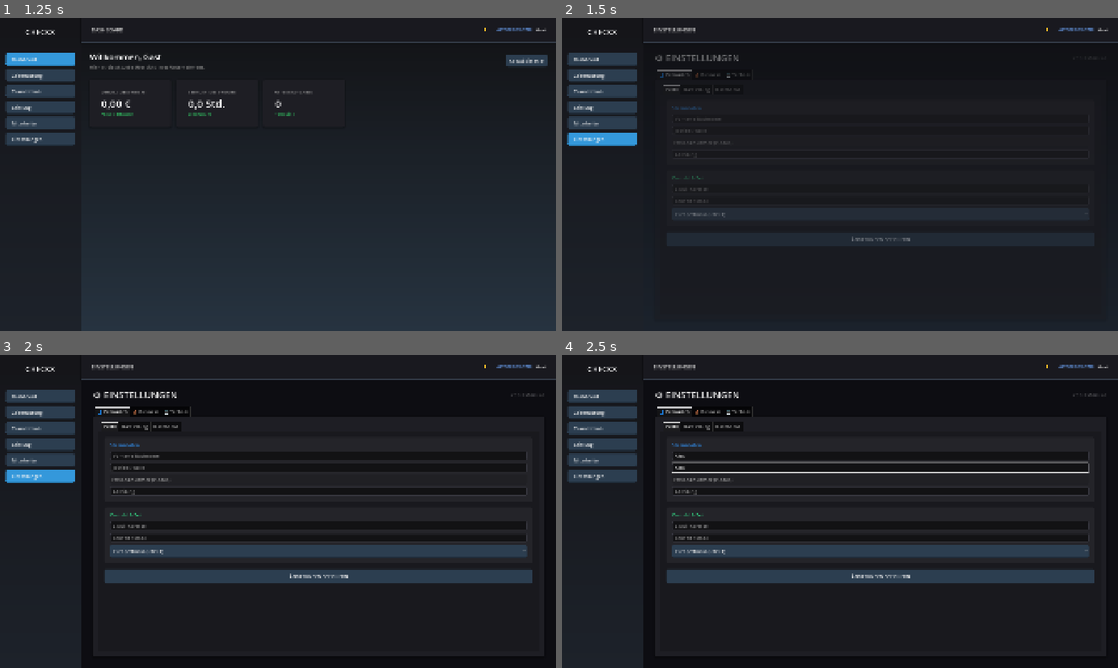
Above: before the commit, frames 1-4 (two rows, left to right).
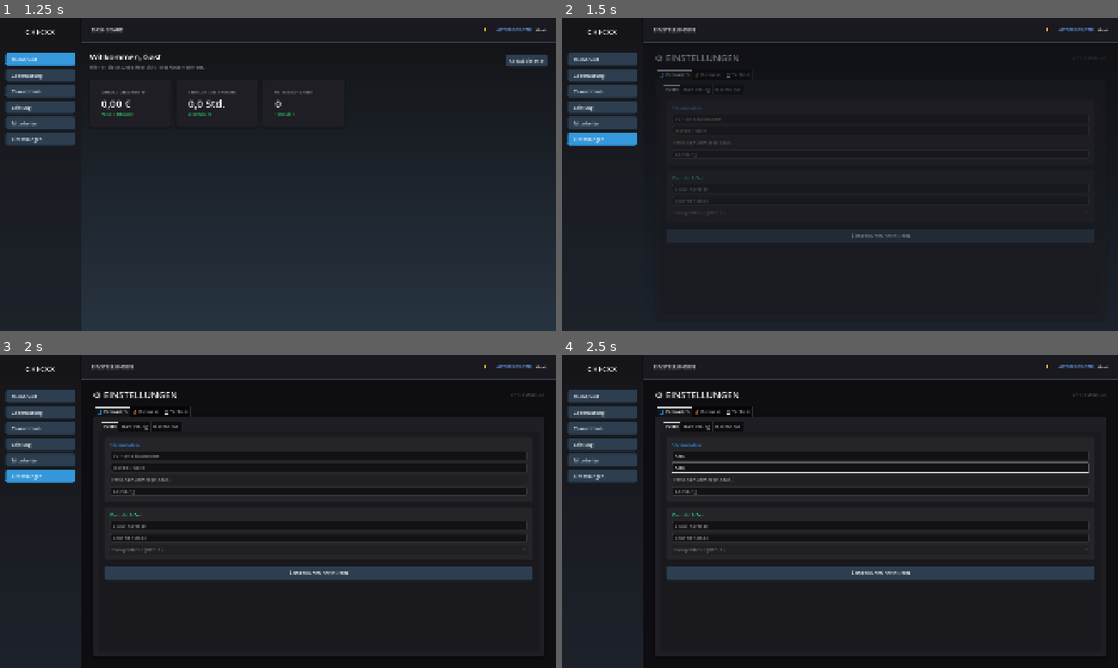
Above: after the commit, the same moments.

Repository: KurzschlussKevin/CheckX
Game: Godot game, scene res://app/modules/main/main.tscn
Same seed, same stepped clock (60 frames per second), same inputs: the game is played once before the commit and once after it. This scene is started directly instead of the project's main scene.
Inputs (mouse positions are in pixels of both pictures, inside the frame that each line leads up to):
- Up to frame 1 (1.25 s): click "Dashboard" at 0.5 s
- Up to frame 2 (1.5 s): click "Einstellungen" at 1.25 s
- Up to frame 3 (2 s): no input
- Up to frame 4 (2.5 s): click (878, 455) at 2.02 s; type "Alex" at 2.1 s; click (878, 467) at 2.25 s; type "Alex" at 2.33 s; click (878, 492) at 2.48 s

Frame 1 is identical in both runs. In frame 2, 0.2% of the frame differs, in the area x 20-95%, y 62-72%; in frame 3, 4.7%, in the area x 18-96%, y 60-73%; in frame 4, 4.7%.

Commit message:
Add files via upload

Diff:
--- a/check-x/app/modules/dashboard/dashboard.gd
+++ b/check-x/app/modules/dashboard/dashboard.gd
@@ -15,6 +15,7 @@
 @onready var card_tasks = find_child("StatTasks", true, false)
 
 var current_uid = ""
+var refresh_timer: Timer # NEU: Dedizierter Timer für den Statistik-Refresh
 
 func _ready():
 	# Kurz warten, falls Nodes noch nicht ganz bereit sind
@@ -22,6 +23,9 @@
 
 	# Pfade für Labels manuell nachjustieren, falls find_child zu ungenau war
 	_setup_labels()
+
+	# NEU: Timer initialisieren
+	_setup_refresh_timer()
 
 	current_uid = Store.get_current_user_id()
 
@@ -40,6 +44,10 @@
 	if Config.has_signal("settings_changed"):
 		Config.settings_changed.connect(_on_config_updated)
 
+	# NEU: Spezielles Signal für das Intervall (falls in settings.gd definiert)
+	if Store.has_signal("dashboard_refresh_updated"):
+		Store.dashboard_refresh_updated.connect(_update_refresh_interval)
+
 	# Initial die Sichtbarkeit anwenden
 	_apply_visibility()
 
@@ -51,10 +59,31 @@
 	if card_hours: lbl_hours = card_hours.find_child("Value", true, false)
 	if card_tasks: lbl_tasks = card_tasks.find_child("Value", true, false)
 
+# NEU: Timer-Logik aufbauen
+func _setup_refresh_timer():
+	refresh_timer = Timer.new()
+	refresh_timer.name = "DashboardRefreshTimer"
+	add_child(refresh_timer)
+	refresh_timer.timeout.connect(fetch_stats)
+
+	# Start-Intervall aus Config laden (Standard 60s, falls nichts gesetzt)
+	var saved_interval = Config.get_value("dashboard", "refresh_interval", 60)
+	_update_refresh_interval(saved_interval)
+
+# NEU: Funktion zum Ändern des Intervalls (30s bis 600s/10min)
+func _update_refresh_interval(seconds: int):
+	if refresh_timer:
+		refresh_timer.wait_time = clamp(seconds, 30, 600) # Sicherstellen des Bereichs
+		refresh_timer.start()
+		print("Dashboard-Refresh auf " + str(refresh_timer.wait_time) + " Sekunden gesetzt.")
+
 # Reagiert auf Änderungen in den Einstellungen
-func _on_config_updated(section: String, _key: String, _value: Variant):
+func _on_config_updated(section: String, key: String, value: Variant):
 	if section == "dashboard":
 		_apply_visibility()
+		# Falls das Intervall in der Config geändert wurde, Timer anpassen
+		if key == "refresh_interval":
+			_update_refresh_interval(int(value))
 
 # Steuert die Sichtbarkeit der einzelnen Dashboard-Module
 func _apply_visibility():
--- a/check-x/app/modules/settings_profile/settings.gd
+++ b/check-x/app/modules/settings_profile/settings.gd
@@ -24,6 +24,9 @@
 @onready var check_emp = find_child("Check3", true, false)
 @onready var check_tasks = find_child("Check4", true, false)
 @onready var check_timer = find_child("Check5", true, false)
+
+# NEU: Dashboard Verhalten (Refresh)
+@onready var spin_refresh = find_child("RefreshIntervalSpinBox", true, false)
 
 func _ready() -> void:
 	# Warten bis alle Sub-Szenen geladen sind
@@ -66,6 +69,8 @@
 	if opt_lang:
 		var lang = Config.get_value("appearance", "language", "de")
 		opt_lang.selected = 0 if lang == "de" else 1
+		opt_lang.disabled = true # Vorerst deaktiviert wie gewünscht
+		opt_lang.modulate = Color(0.5, 0.5, 0.5, 0.7)
 		TranslationServer.set_locale(lang)
 
 	if check_compact:
@@ -96,6 +101,13 @@
 	if check_tasks: check_tasks.button_pressed = Config.get_value("dashboard", "show_tasks", true)
 	if check_timer: check_timer.button_pressed = Config.get_value("dashboard", "show_timer", true)
 
+	# NEU: Dashboard Refresh-Intervall laden
+	if spin_refresh:
+		var saved_interval = Config.get_value("dashboard", "refresh_interval", 60)
+		spin_refresh.min_value = 30
+		spin_refresh.max_value = 600
+		spin_refresh.value = clamp(saved_interval, 30, 600)
+
 func _connect_signals() -> void:
 	if save_btn:
 		if not save_btn.pressed.is_connected(_on_save):
@@ -136,23 +148,30 @@
 	if check_tasks: check_tasks.toggled.connect(func(v): Config.set_value("dashboard", "show_tasks", v))
 	if check_timer: check_timer.toggled.connect(func(v): Config.set_value("dashboard", "show_timer", v))
 
+	# NEU: Refresh Intervall Update
+	if spin_refresh:
+		spin_refresh.value_changed.connect(_on_refresh_changed)
+
 # --- HILFSFUNKTIONEN FÜR LIVE-REAKTION ---
 
+func _on_refresh_changed(value: float) -> void:
+	var safe_val = int(clamp(value, 30, 600))
+	Config.set_value("dashboard", "refresh_interval", safe_val)
+
+	# Das Dashboard über Store-Signal informieren
+	if Store.has_signal("dashboard_refresh_updated"):
+		Store.dashboard_refresh_updated.emit(safe_val)
+
 func _apply_reduced_motion(active: bool):
-	# Wir setzen eine globale Variable im Store, damit Tweens/Animationen
-	# in der ganzen App wissen, ob sie sofort zum Ende springen sollen
 	if "reduced_motion" in Store:
 		Store.reduced_motion = active
-	# Optional: Toast zur Bestätigung
-	# _send_toast("Animationen: " + ("Aus" if active else "An"), "info")
 
 func _apply_compact_mode(active: bool):
-	# Wir emitten ein Signal, das z.B. die Mitarbeiterliste hört
-	# um die Abstände (Separation) zu verringern
 	if Store.has_signal("ui_layout_changed"):
 		Store.ui_layout_changed.emit("compact" if active else "normal")
 
 func _on_language_selected(index: int) -> void:
+	# Bleibt im Code, auch wenn Button oben deaktiviert ist
 	var lang_code = "de" if index == 0 else "en"
 	Config.set_value("appearance", "language", lang_code)
 	TranslationServer.set_locale(lang_code)
--- a/check-x/app/modules/settings_profile/settings_personal.tscn
+++ b/check-x/app/modules/settings_profile/settings_personal.tscn
@@ -101,6 +101,7 @@
 
 [node name="TimezoneOption" type="OptionButton" parent="Profil/M/V/Card_Contact/V" unique_id=1359924467]
 layout_mode = 2
+disabled = true
 selected = 0
 item_count = 2
 popup/item_0/text = "Europe/Berlin (UTC+1)"
@@ -148,6 +149,7 @@
 [node name="LanguageOption" type="OptionButton" parent="Darstellung/M/V/Card_Theme/V" unique_id=6142399]
 unique_name_in_owner = true
 layout_mode = 2
+disabled = true
 selected = 0
 item_count = 2
 popup/item_0/text = "Deutsch (DE)"
@@ -309,5 +311,7 @@
 
 [node name="RefreshSpin" type="SpinBox" parent="Dashboard/M/V/Card_Layout/V" unique_id=1286822600]
 layout_mode = 2
-value = 30.0
+min_value = 30.0
+max_value = 600.0
+value = 60.0
 prefix = "Refresh (Sek):"
